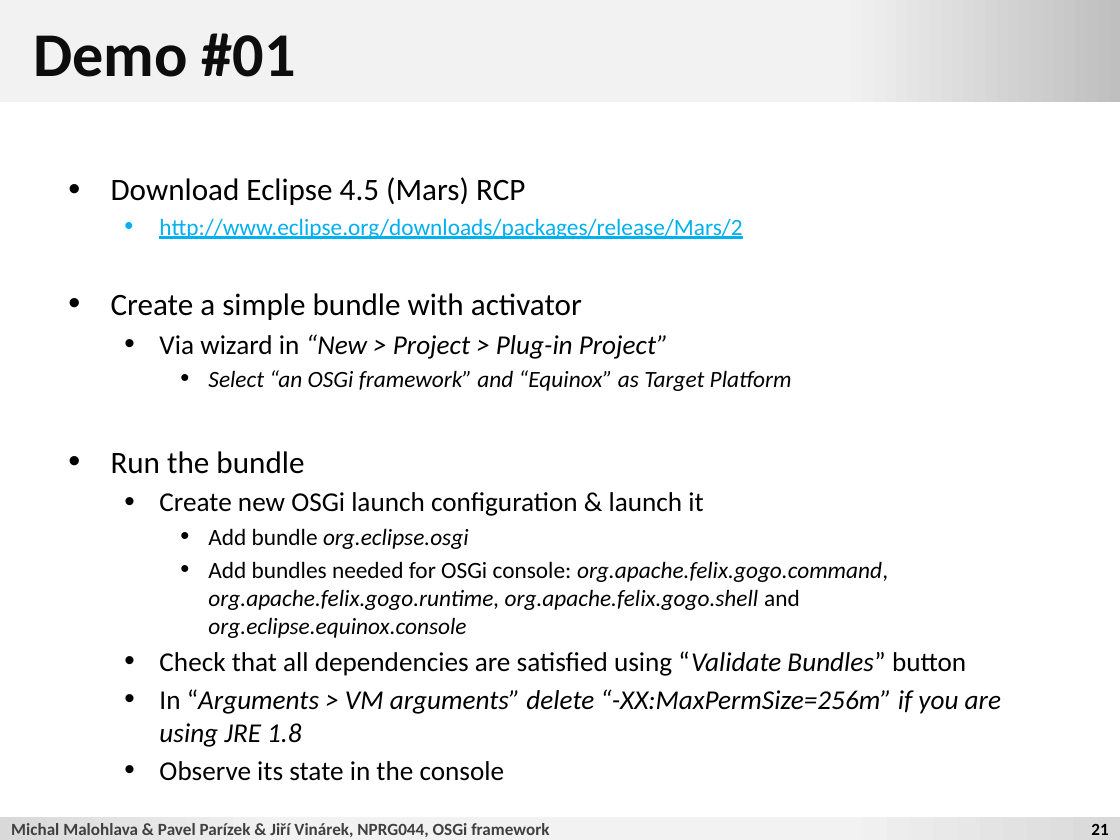
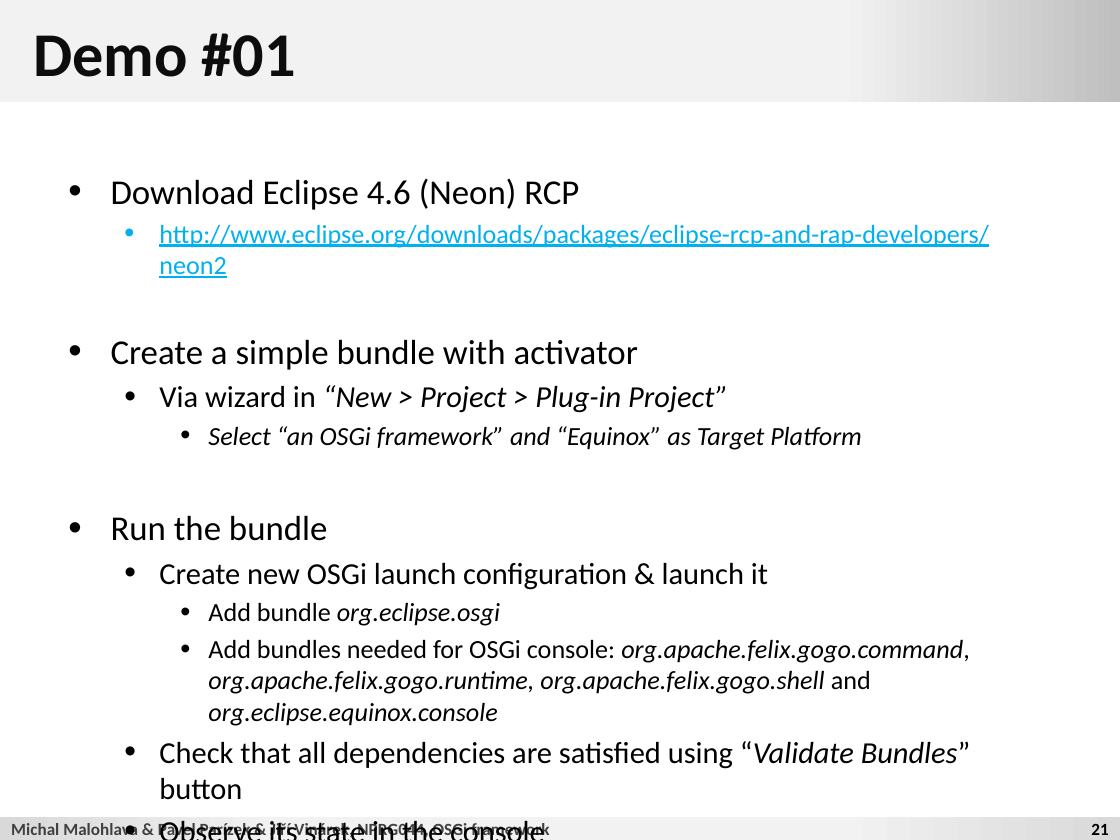
Before and after one commit to d3slect/nprg044-eclipse-platform, a slide deck: slide 21 of slides/01-osgi/01-osgi.pptx. Drawn at 1120x840 pixels with LibreOffice and Linux fonts; fonts in the diff are those of the drawing; background and template pictures are left out. Boxes give left, top, right and bottom in pixels: in the first picture for what was removed or moved away, otherwise in the second. Text is boxed around its words. In the diff, an @@ line names an element or a change of style, - is before the commit and + after.

Commit message:
updated slides

```diff
--- a/slides/01-osgi/01-osgi.pptx
+++ b/slides/01-osgi/01-osgi.pptx
@@ text at [111,178,988,278]: text changed; size 15 to 16.8 pt @@
-• Download Eclipse 4.5 (Mars) RCP
-  • http://www.eclipse.org/downloads/packages/release/Mars/2
+• Download Eclipse 4.6 (Neon) RCP
+  • http://www.eclipse.org/downloads/packages/eclipse-rcp-and-rap-developers/neon2
@@ text at [111,339,971,769]: size 20 to 22.4 pt in "Create a simple bundle with activator", "Run the bundle"; size 17.5 to 19.6 pt in "Via wizard in “New > Project > ...", "Create new OSGi launch configuration & launch ...", "Check that all dependencies are satisfied using ...", "Observe its state in the console"; size 15 to 16.8 pt in "Select “an OSGi framework” and “Equinox” as ...", "Add bundle org.eclipse.osgi", "Add bundles needed for OSGi console: org.apache.felix.gogo.c ..." @@
@@ text at [159,689,1001,747]: paragraph removed @@
-  • In “Arguments > VM arguments” delete “-XX:MaxPermSize=256m” if you are using JRE 1.8
```
Also in this commit, not shown: 4 other slides changed.
